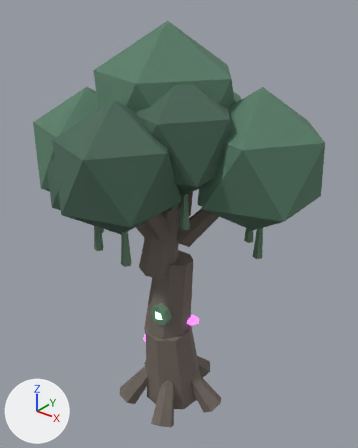
What one commit did to the glTF model assets/models/outdoor/outdoor_tree.glb.
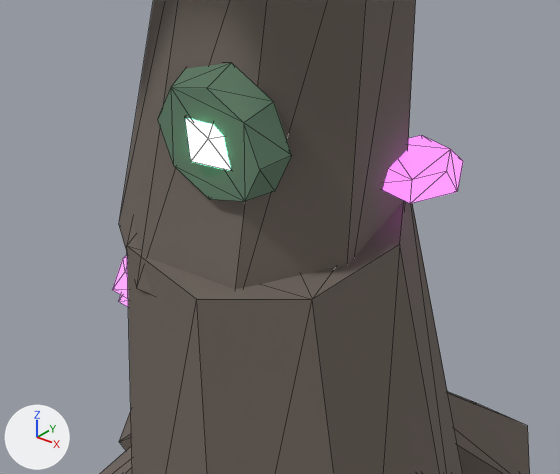
Old and new are each drawn whole from a 50 mm camera at (6.15, -7.39, 9.31) aimed at (0.03, 0.26, 4.56) and again close up on the part from 35% to 60% of the width and 65% to 82% of the height. Every picture has the same lights, and +X, +Y and +Z are marked at lower left. The last two pictures show the newer version. The close-ups show mesh edges as thin lines. Vertices at exactly the same position are counted once.

Objects in the first close-up: 'Outdoor_Tree'.
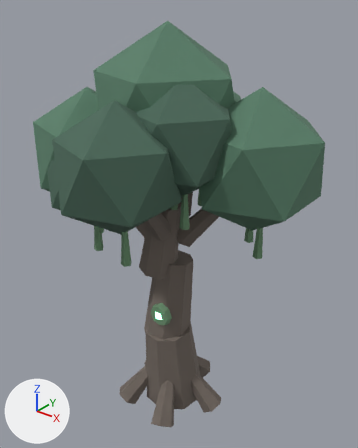
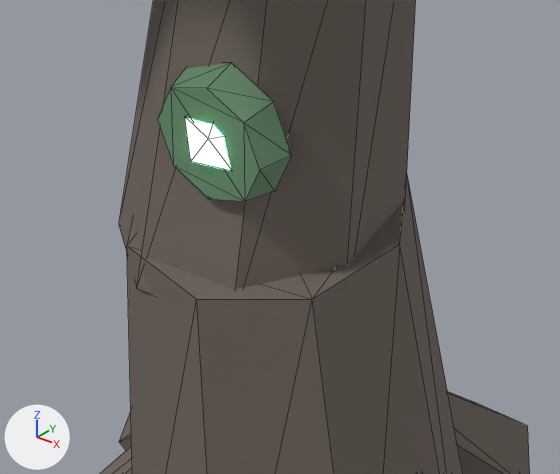
The change, as a list of edits to the scene's bpy script:
```text
Change me_outdoor_tree_001:
    used by ob_outdoor_tree; location = (0.0, 0.0, 0.0)
    remove me_outdoor_tree_001.from_pydata(...)  # 396 vertices, 660 faces; spans x -3.06..2.95, y -2.61..2.59, z -0.24..8.7
    add me_outdoor_tree_001.from_pydata(...)  # 360 vertices, 600 faces; spans x -3.06..2.95, y -2.61..2.59, z -0.24..8.7
    me_outdoor_tree_001 part 1: the loose piece of 12 vertices spanning x -0.65..-0.26, y -0.38..-0.04, z 1.45..1.52 is deleted
    me_outdoor_tree_001 part 2: the loose piece of 12 vertices spanning x -0.58..-0.19, y -0.48..-0.15, z 1.61..1.68 is deleted
    me_outdoor_tree_001 part 3: the loose piece of 12 vertices spanning x 0.23..0.61, y 0.1..0.43, z 2.15..2.22 is deleted
    remove me_outdoor_tree_001.materials.append(mat_ps1_purpleberry)  # purple #cb6fda, glowing purple #eb7cff
```

Pixel boxes (x1, y1, x2, y2) of what changed, in the close-ups (560 x 474 px):
part 1 of me_outdoor_tree_001, deleted (mostly hidden): before (119, 295, 128, 306)
part 2 of me_outdoor_tree_001, deleted: before (112, 255, 128, 298)
part 3 of me_outdoor_tree_001, deleted (purple): before (383, 135, 463, 203)
